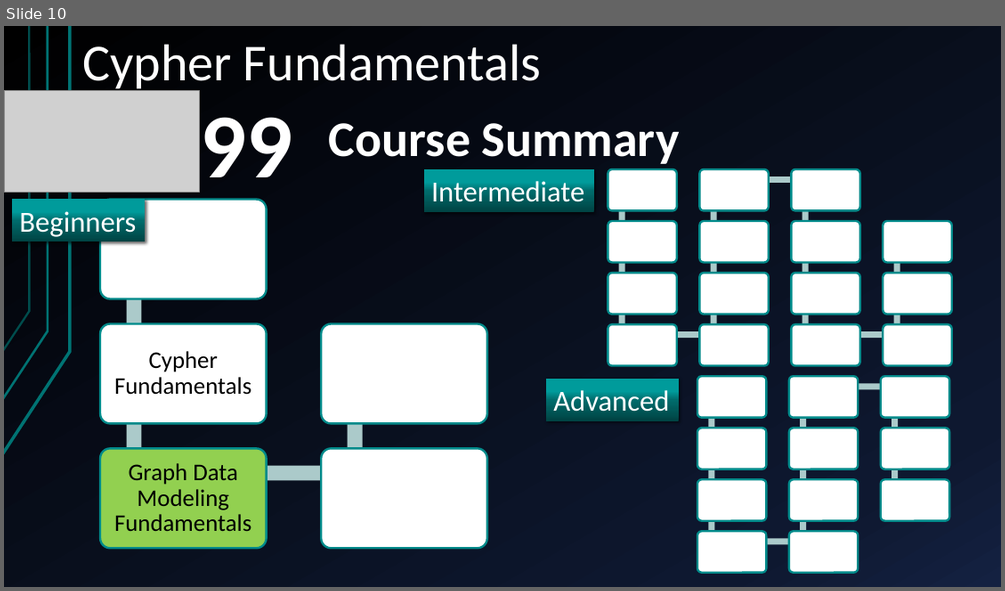
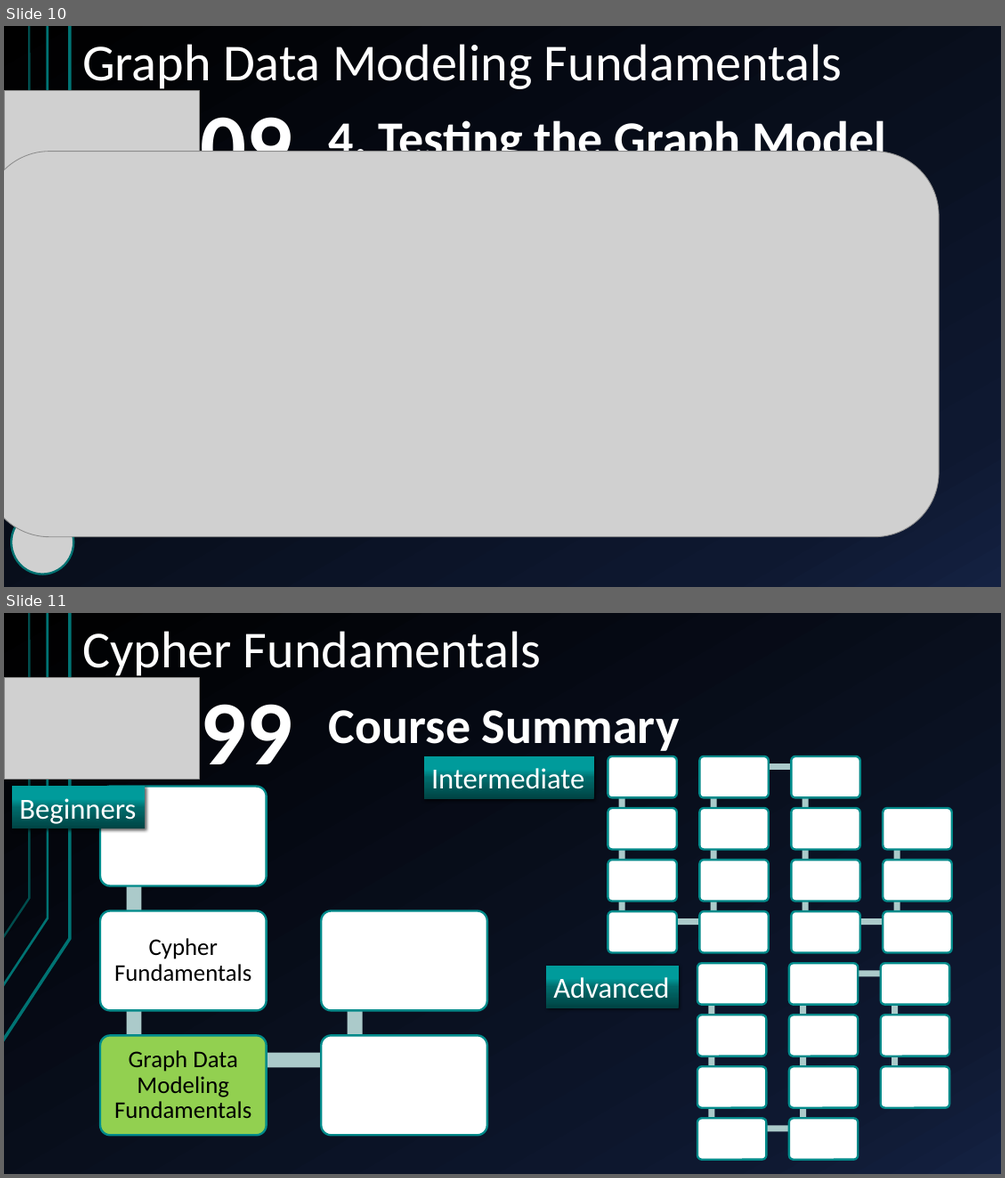
Before and after one commit to yasenstar/learn_graphdb, a slide deck: neo4j/graph_data_modeling/Graph_Data_Modeling_Fundamentals.pptx. Shown one above the other, each under a label of ours: slide 10 before the commit, slides 10 and 11 after it. The pictures are 1005x591 and 1005x1178 pixels, drawn with LibreOffice and Linux fonts; fonts in the diff are those of the drawing; grey boxes stand for pictures. Boxes give left, top, right and bottom in pixels: in the first picture for what was removed or moved away, otherwise in the second. Text is boxed around its words. In the diff, an @@ line names an element or a change of style, - is before the commit and + after.

```diff
--- a/neo4j/graph_data_modeling/Graph_Data_Modeling_Fundamentals.pptx
+++ b/neo4j/graph_data_modeling/Graph_Data_Modeling_Fundamentals.pptx
@@ slide 10 added at (4,26,1001,587), background gradient #000000 to #0F1931 to #142242; not listed: 3 template elements that a slide beside it also shows @@
@@ text added at (82,44,842,93), 50 pt, text #FFFFFF @@
+Graph Data Modeling Fundamentals
@@ picture added at (4,90,199,192) @@
@@ text added at (200,102,292,151), 88 pt, text #FFFFFF, bold @@
+09
@@ title added at (329,115,886,168), 48 pt, text #FFFFFF, bold @@
+4. Testing the Graph Model
@@ picture added at (4,151,938,537) @@
@@ picture added at (11,510,73,574) @@
@@ what was slide 10 is now slide 11 @@
```
Also in this commit, not shown: 3 other files.
